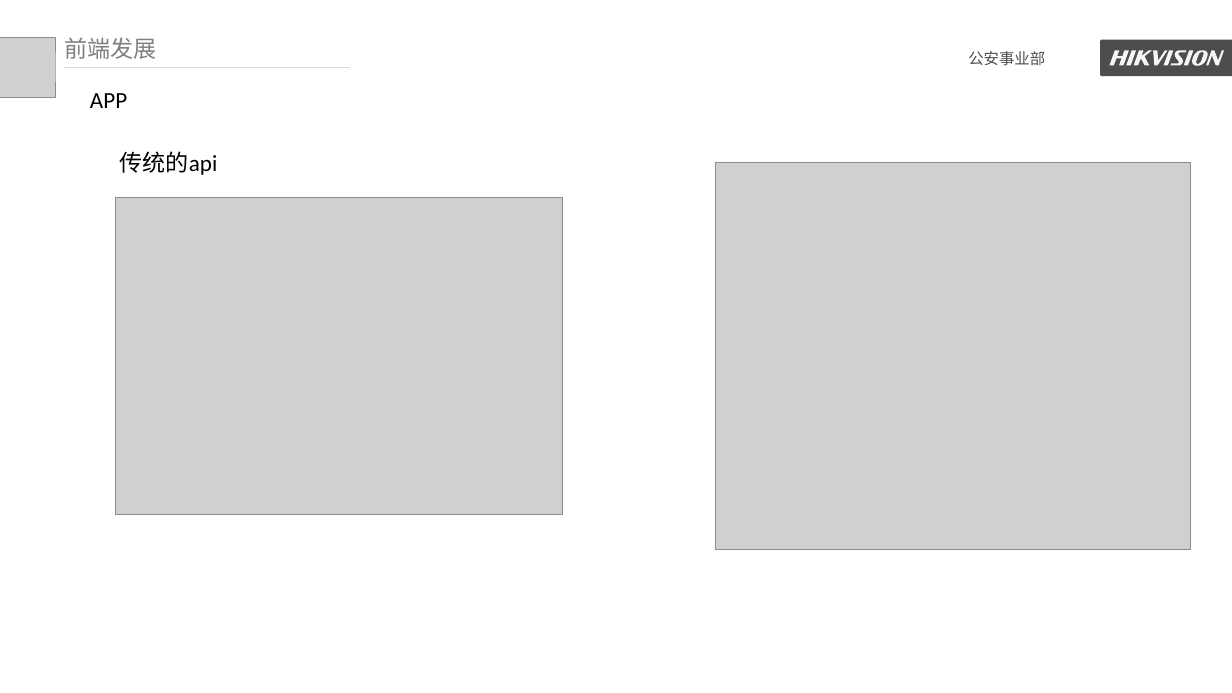
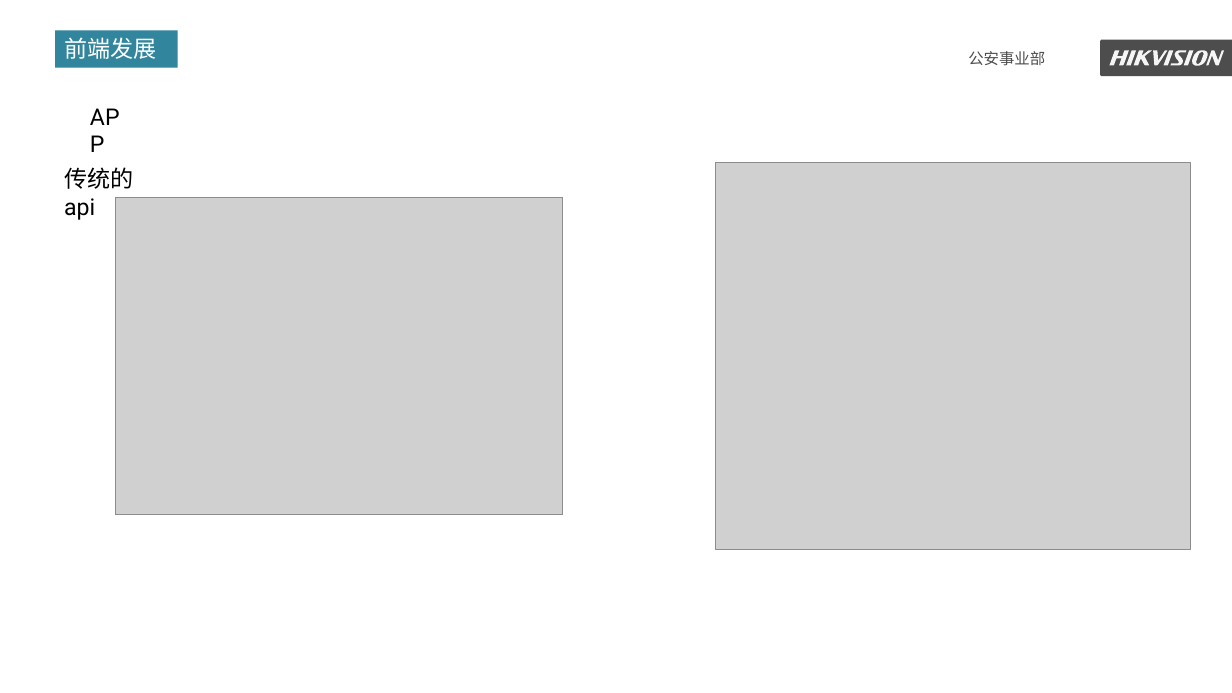
Before and after one commit to kaisajiang/Vue-Classroom, a slide deck: slide 15 of class1/Web前端框架介绍0.pptx. Drawn at 1232x693 pixels with LibreOffice and Linux fonts; fonts in the diff are those of the drawing; grey boxes stand for pictures. Boxes give left, top, right and bottom in pixels: in the first picture for what was removed or moved away, otherwise in the second. Text is boxed around its words. In the diff, an @@ line names an element or a change of style, - is before the commit and + after.

```diff
--- a/class1/Web前端框架介绍0.pptx
+++ b/class1/Web前端框架介绍0.pptx
@@ picture removed at [0,38,55,98] @@
@@ rectangle "前端发展": place and size @@
-rectangle "前端发展" at [64,37,156,59]
+rectangle "前端发展" at [55,30,178,67]
@@ rectangle "前端发展" at [55,30,178,67]: text colour #808080 to #FFFFFF; fill none to #31859C @@
@@ line removed from (65, 67) to (350, 67) @@
@@ text "APP": place and size @@
-text "APP" at [90,93,127,108]
+text "APP" at [81,98,138,135]
@@ text "APP" at [81,98,138,135]: font Calibri to Roboto @@
@@ text "传统的api" at [64,167,133,220]: font Calibri to Roboto @@
@@ text "传统的api": place and size @@
-text "传统的api" at [120,151,218,175]
+text "传统的api" at [64,167,133,220]
```
Also in this commit, not shown: 36 other slides changed, 2 other files.
